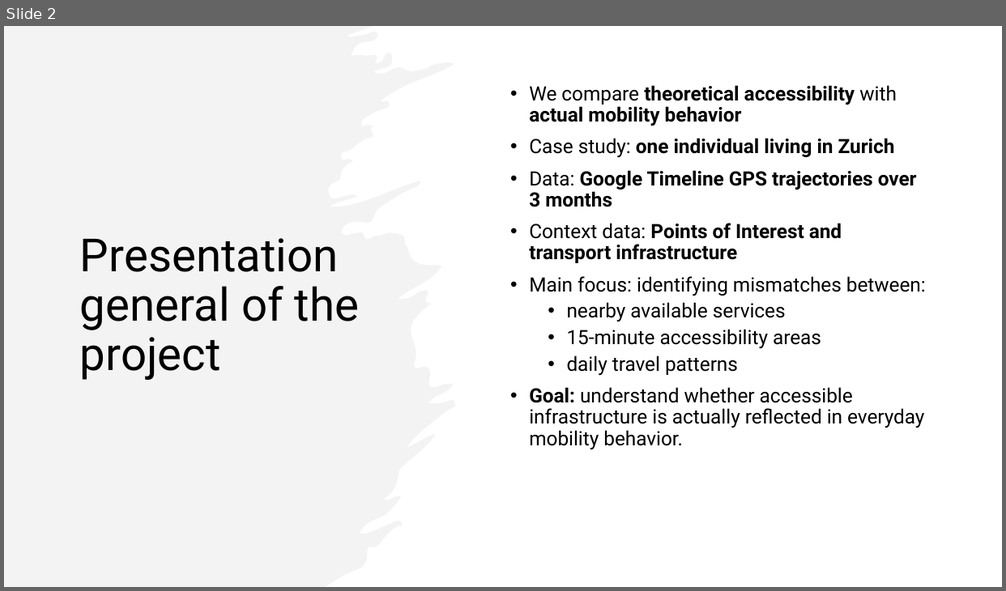
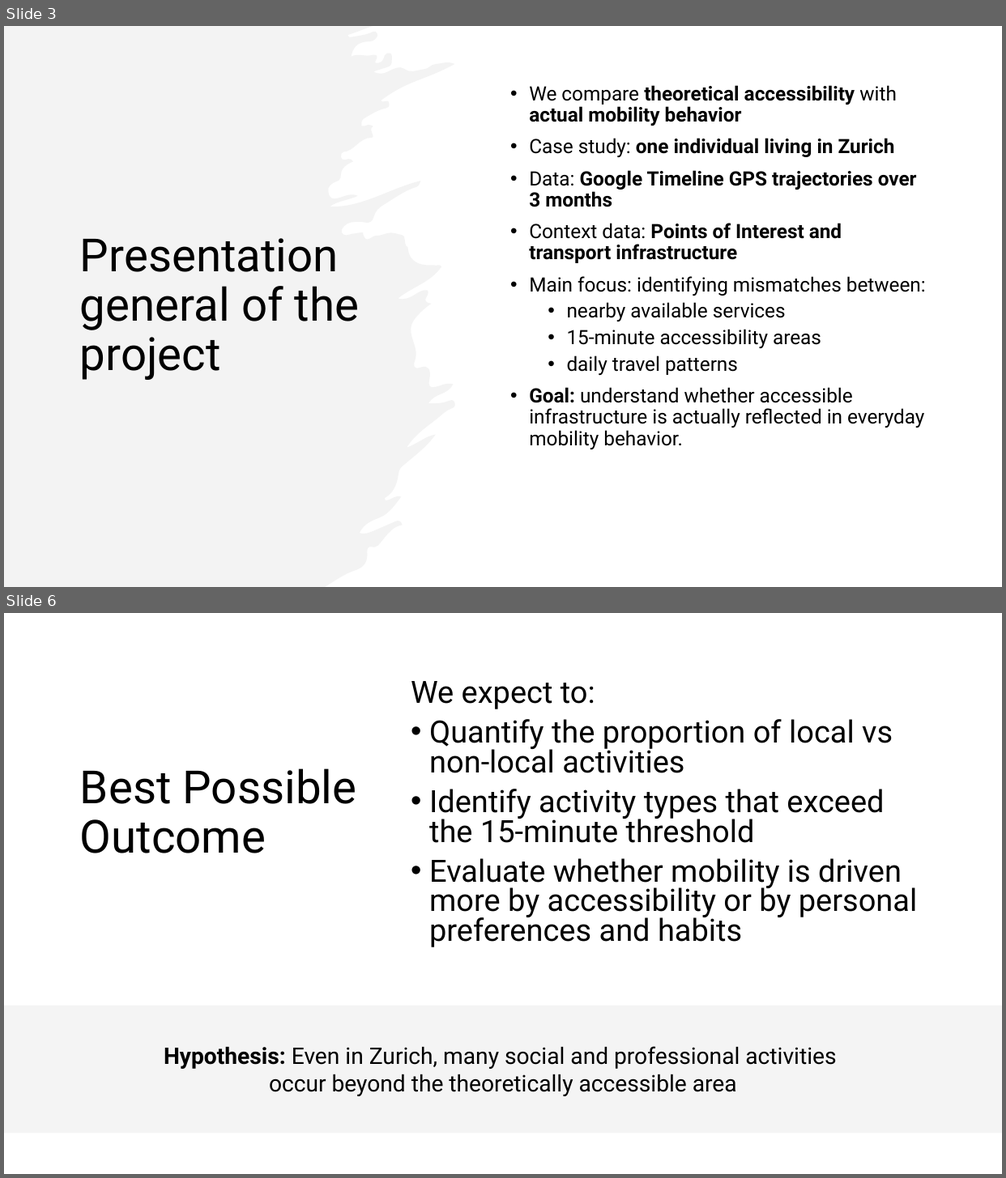
Before and after one commit to nono2001geek/Semester_Project_Lucie_No-mie, a slide deck: The 15-Minute City in Practice.pptx. Shown one above the other, each under a label of ours: slide 2 before the commit, slides 3 and 6 after it; the slides between them are not shown. The pictures are 1006x591 and 1006x1178 pixels, drawn with LibreOffice and Linux fonts; fonts in the diff are those of the drawing. Boxes give left, top, right and bottom in pixels: in the first picture for what was removed or moved away, otherwise in the second. Text is boxed around its words. In the diff, an @@ line names an element or a change of style, - is before the commit and + after.

```diff
--- a/The 15-Minute City in Practice.pptx
+++ b/The 15-Minute City in Practice.pptx
@@ slide 6 added at [4,613,1002,1174], background #FFFFFF @@
@@ text added at [411,681,917,948], 29.6 pt, text #000000 @@
+We expect to:
+• Quantify the proportion of local vs non-local activities
+• Identify activity types that exceed the 15-minute threshold
+• Evaluate whether mobility is driven more by accessibility or by personal preferences and habits
@@ title added at [80,769,357,854], 44 pt, text #000000 @@
+Best Possible Outcome
@@ rectangle added at [4,1005,1002,1133], fill #F4F4F4, 22 pt, text #000000 @@
+Hypothesis: Even in Zurich, many social and professional activities
+occur beyond the theoretically accessible area
@@ what was slide 2 is now slide 3 @@
```
Also in this commit, not shown: 4 slides changed, 5 other slides added, 2 slides removed, 11 other files.
